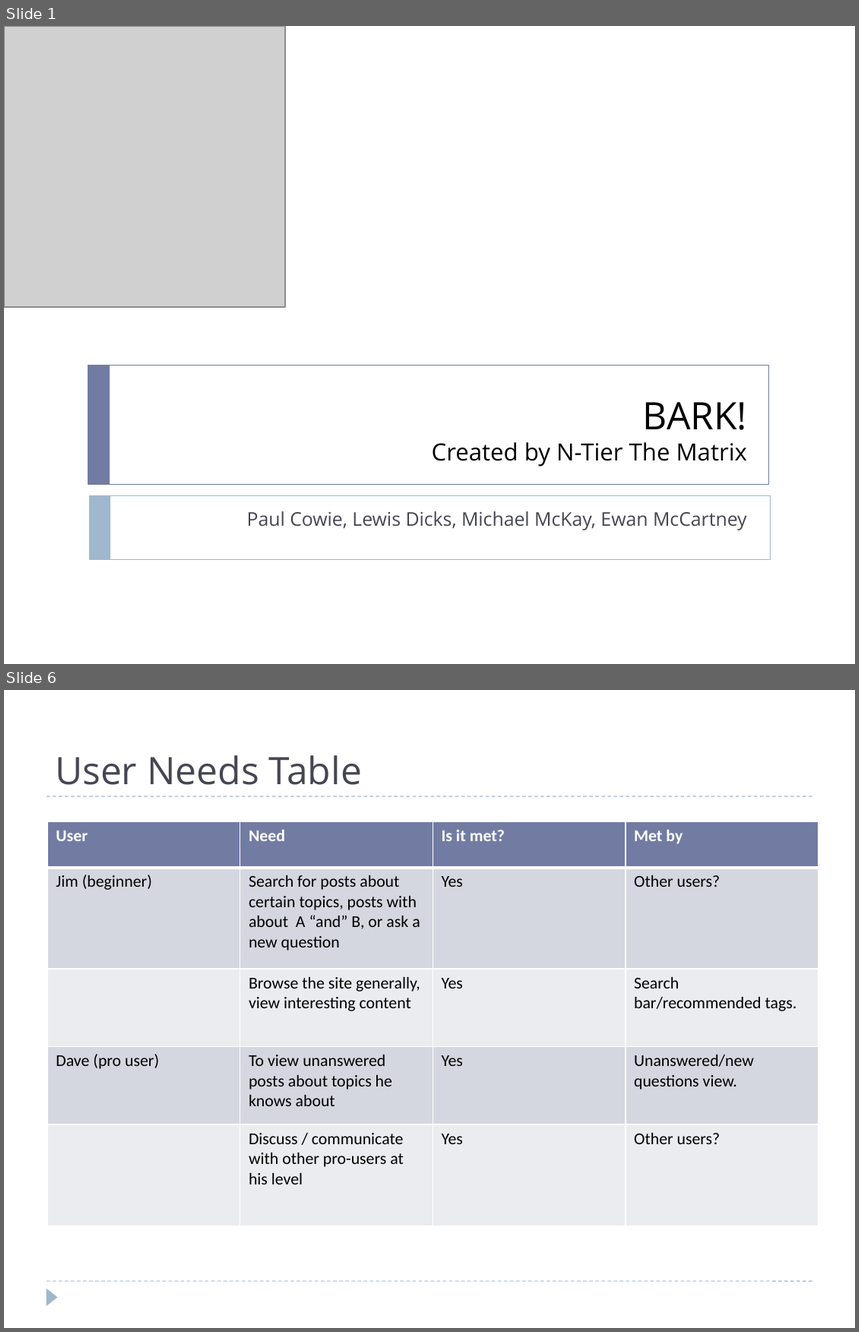
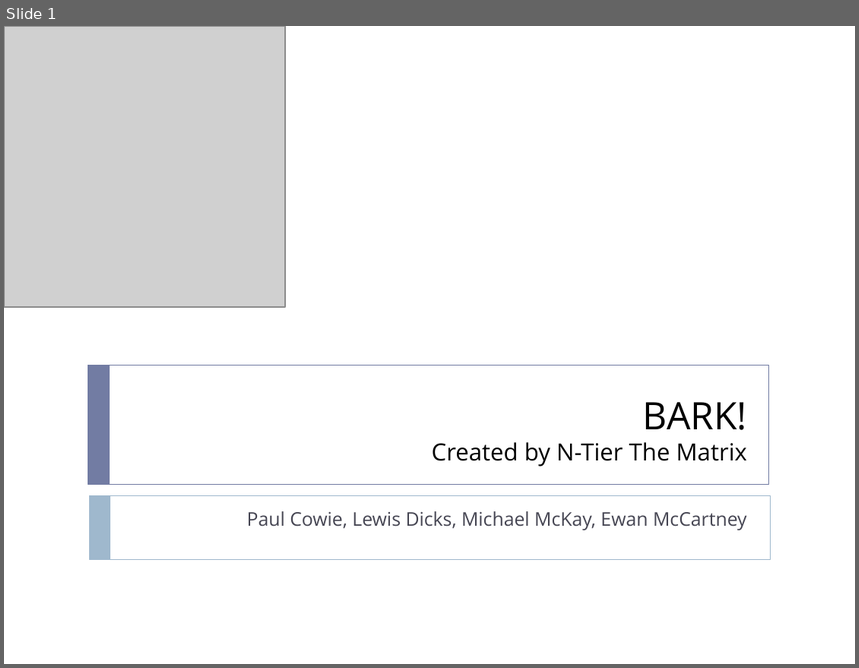
Before and after one commit to projectgoav/studeso, a slide deck: docs/presentation.pptx. Shown one above the other, each under a label of ours: slides 1 and 6 before the commit, slide 1 after it; the slides between them are not shown. The pictures are 859x1332 and 859x668 pixels, drawn with LibreOffice and Linux fonts; fonts in the diff are those of the drawing; grey boxes stand for pictures. Boxes give left, top, right and bottom in pixels: in the first picture for what was removed or moved away, otherwise in the second. Text is boxed around its words. In the diff, an @@ line names an element or a change of style, - is before the commit and + after.

Commit message:
Updated presentation with url mapping and matrix
Site map last thing to be added

```diff
--- a/docs/presentation.pptx
+++ b/docs/presentation.pptx
@@ slide 6 removed at bbox=[4, 690, 855, 1328], background #FFFFFF @@
@@ title removed at bbox=[55, 755, 362, 785] @@
-User Needs Table
@@ line removed from (47, 796) to (813, 796) @@
@@ table removed at bbox=[47, 822, 817, 1227], 5 rows, 4 columns @@
-User | Need | Is it met? | Met by
-Jim (beginner) | Search for posts about certain topics, posts with about A “and” B, or ask a new question | Yes | Other users?
- | Browse the site generally, view interesting content | Yes | Search bar/recommended tags.
-Dave (pro user) | To view unanswered posts about topics he knows about | Yes | Unanswered/new questions view.
- | Discuss / communicate with other pro-users at his level | Yes | Other users?
@@ line removed from (47, 1281) to (813, 1281) @@
@@ triangle removed at bbox=[47, 1288, 58, 1306] @@
```
Also in this commit, not shown: 4 slides changed, 2 slides added, 1 other file.
